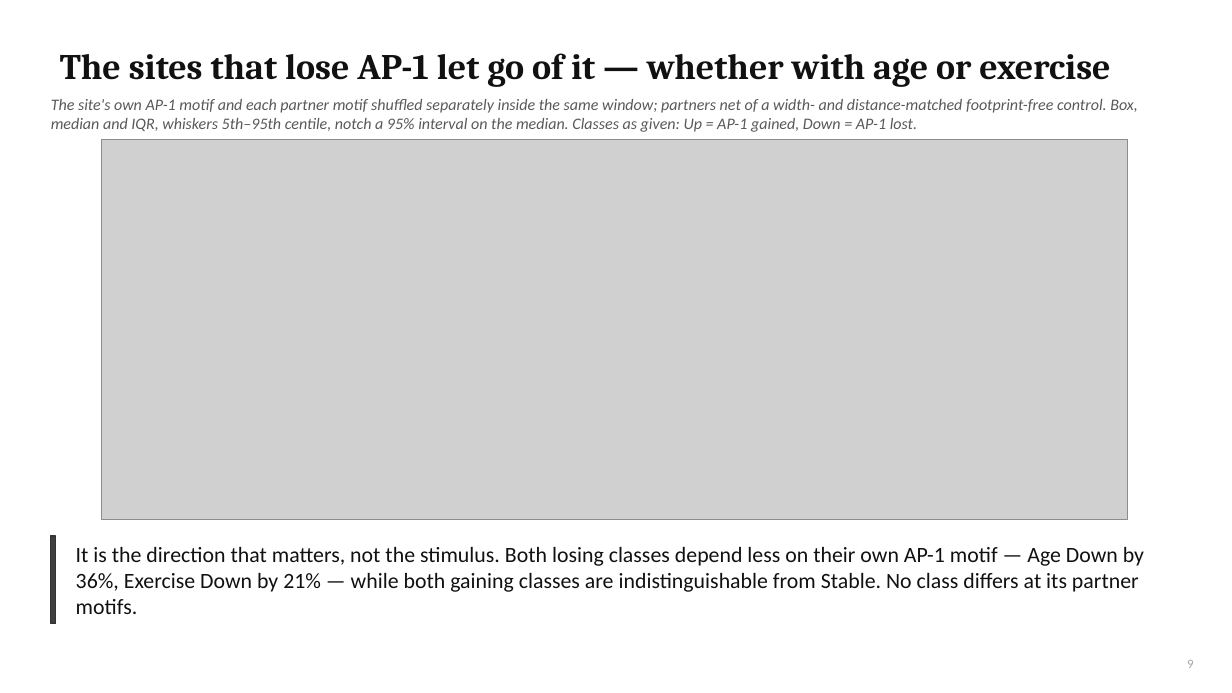
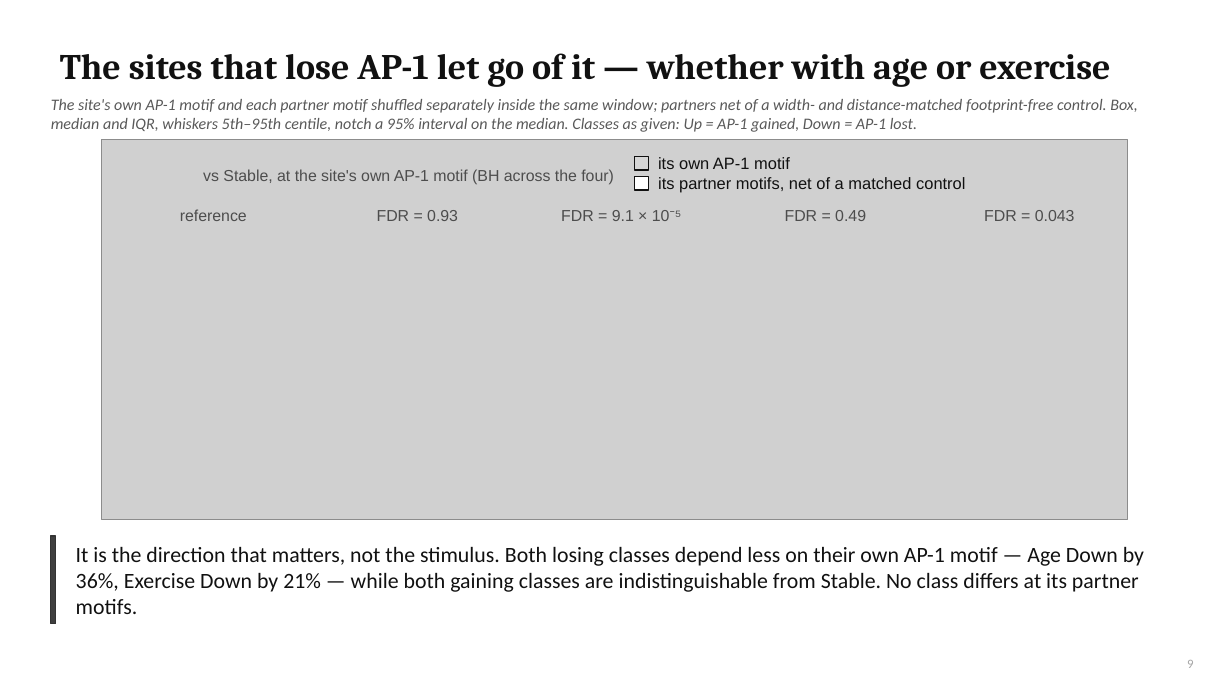
Before and after one commit to cytokine4242/Alpha_Genome_Ap1, a slide deck: slide 9 of Analysis/AP1_fibroblast_lab_meeting.pptx. Drawn at 1232x693 pixels with LibreOffice and Linux fonts; fonts in the diff are those of the drawing; grey boxes stand for pictures. Boxes give left, top, right and bottom in pixels: in the first picture for what was removed or moved away, otherwise in the second. Text is boxed around its words. In the diff, an @@ line names an element or a change of style, - is before the commit and + after.

```diff
--- a/Analysis/AP1_fibroblast_lab_meeting.pptx
+++ b/Analysis/AP1_fibroblast_lab_meeting.pptx
@@ text added at <box>203,169,614,184</box>, 12.3 pt, text #4D4D4D @@
+vs Stable, at the site's own AP-1 motif (BH across the four)
@@ rectangle added at <box>635,156,649,170</box>, fill #D6D6D6, outline #111111 0.9 pt @@
@@ rectangle added at <box>635,177,649,190</box>, fill #FFFFFF, outline #111111 0.9 pt @@
@@ text added at <box>658,157,790,169</box>, 12.8 pt, text #111111 @@
+its own AP-1 motif
@@ text added at <box>658,177,965,193</box>, 12.8 pt, text #111111 @@
+its partner motifs, net of a matched control
@@ text added at <box>180,209,247,221</box>, 12.3 pt, text #4D4D4D @@
+reference
@@ text added at <box>377,210,458,221</box>, 12.3 pt, text #4D4D4D @@
+FDR = 0.93
@@ text added at <box>561,210,682,221</box>, 12.3 pt, text #4D4D4D @@
+FDR = 9.1 × 10⁻⁵
@@ text added at <box>785,210,866,221</box>, 12.3 pt, text #4D4D4D @@
+FDR = 0.49
@@ text added at <box>984,210,1075,221</box>, 12.3 pt, text #4D4D4D @@
+FDR = 0.043
```
Also in this commit, not shown: 1 other slide changed, 5 other files.
